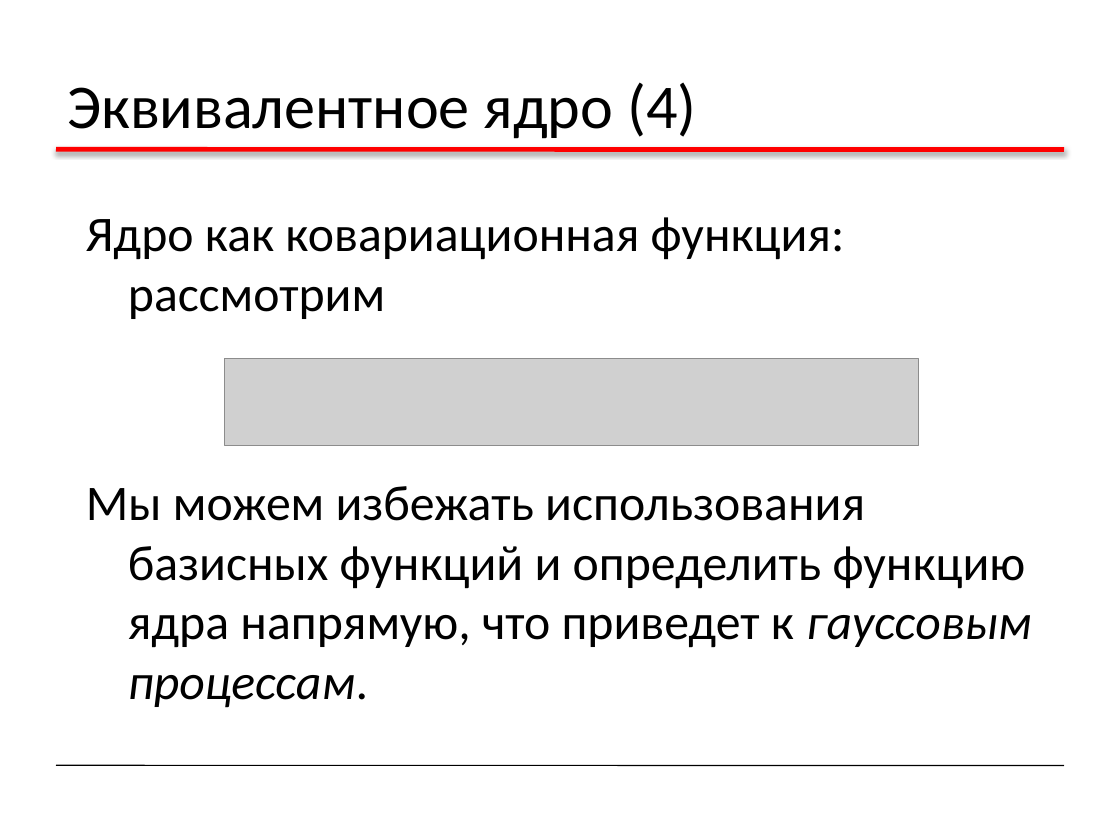
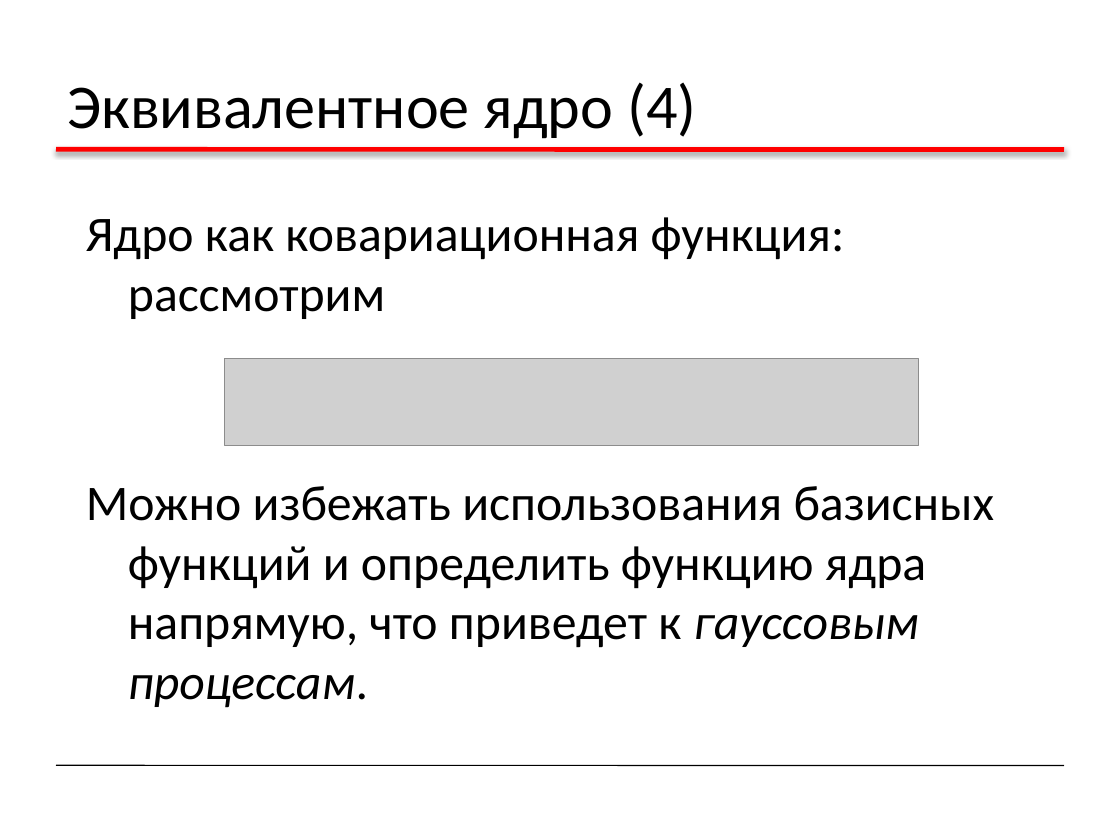
Before and after one commit to sudakov/ai-lab, a slide deck: slide 40 of ML2.pptx. Drawn at 1120x840 pixels with LibreOffice and Linux fonts; fonts in the diff are those of the drawing; grey boxes stand for pictures. Boxes give left, top, right and bottom in pixels: in the first picture for what was removed or moved away, otherwise in the second. Text is boxed around its words. In the diff, an @@ line names an element or a change of style, - is before the commit and + after.

```diff
--- a/ML2.pptx
+++ b/ML2.pptx
@@ text at (86, 486, 995, 708): text changed @@
-Мы можем избежать использования базисных функций и определить функцию ядра напрямую, что приведет к гауссовым процессам.
+Можно избежать использования базисных функций и определить функцию ядра напрямую, что приведет к гауссовым процессам.
```
Also in this commit, not shown: 11 other slides changed, 5 slides removed, 5 other files.
